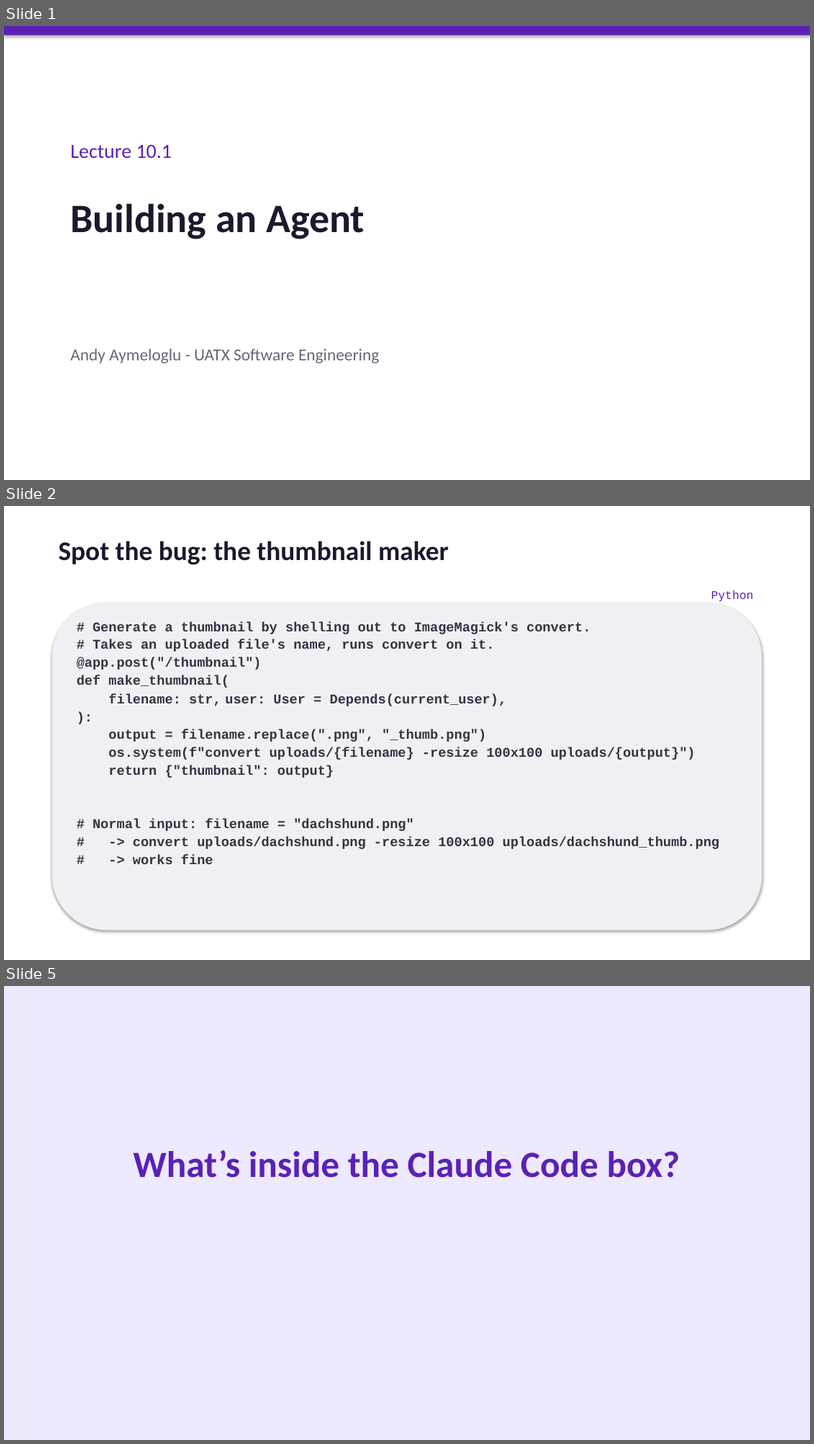
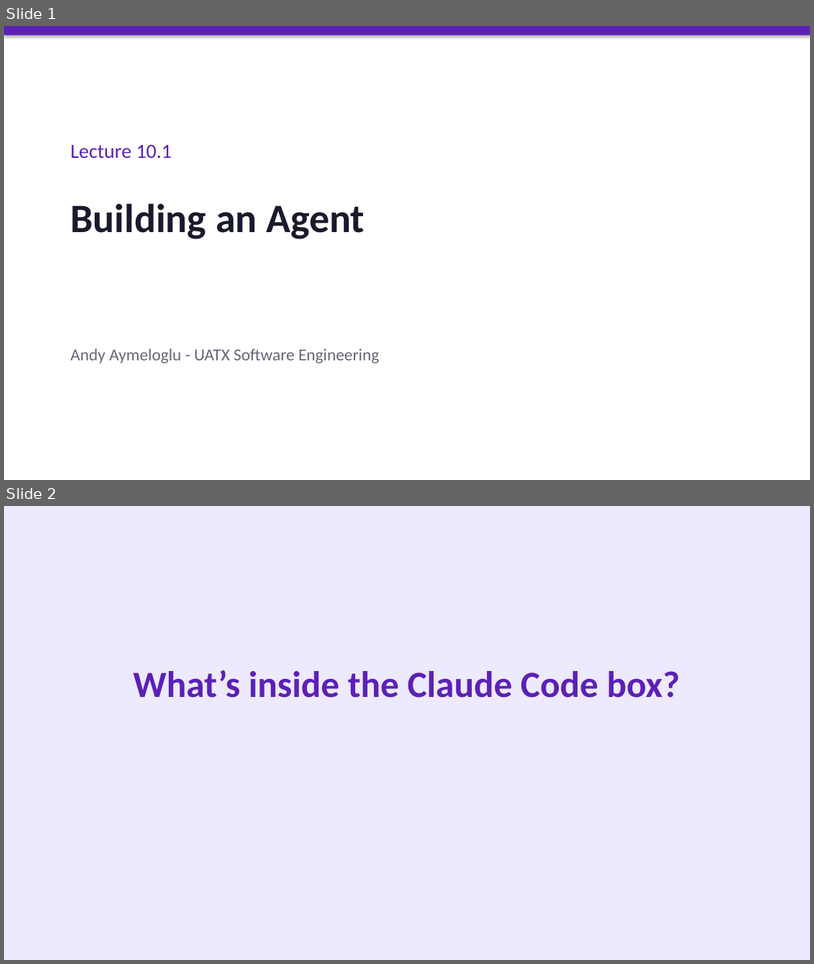
Before and after one commit to aaymeloglu/software-engineering, a slide deck: lectures/Lecture 10.1 - Agents.pptx. Shown one above the other, each under a label of ours: slides 1, 2 and 5 before the commit, slides 1 and 2 after it; the slides between them are not shown. The pictures are 814x1444 and 814x964 pixels, drawn with LibreOffice and Linux fonts; fonts in the diff are those of the drawing. Boxes give left, top, right and bottom in pixels: in the first picture for what was removed or moved away, otherwise in the second. Text is boxed around its words. In the diff, an @@ line names an element or a change of style, - is before the commit and + after.

```diff
--- a/lectures/Lecture 10.1 - Agents.pptx
+++ b/lectures/Lecture 10.1 - Agents.pptx
@@ slide 2 removed at [4, 506, 810, 960], background #FFFFFF @@
@@ text removed at [59, 541, 449, 565] @@
-Spot the bug: the thumbnail maker
@@ text removed at [712, 590, 754, 602] @@
-Python
@@ rounded rectangle removed at [52, 602, 762, 929] @@
@@ text removed at [77, 622, 720, 864] @@
-# Generate a thumbnail by shelling out to ImageMagick's convert.
-# Takes an uploaded file's name, runs convert on it.
-@app.post("/thumbnail")
-def make_thumbnail(
-filename: str, user: User = Depends(current_user),
-):
-output = filename.replace(".png", "_thumb.png")
-os.system(f"convert uploads/{filename} -resize 100x100 uploads/{output}")
-return {"thumbnail": output}
-# Normal input: filename = "dachshund.png"
-# -> convert uploads/dachshund.png -resize 100x100 uploads/dachshund_thumb.png
-# -> works fine
@@ what was slide 5 is now slide 2 @@
```
Also in this commit, not shown: 2 other slides removed, 19 other files.
